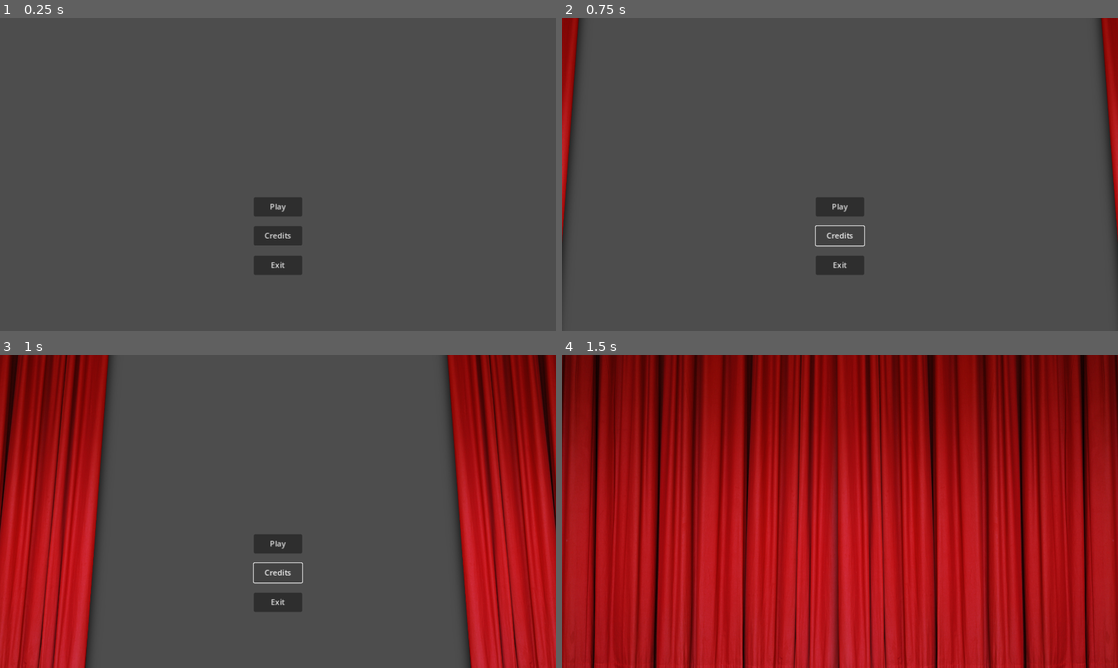
Above: before the commit, frames 1-4 (two rows, left to right).
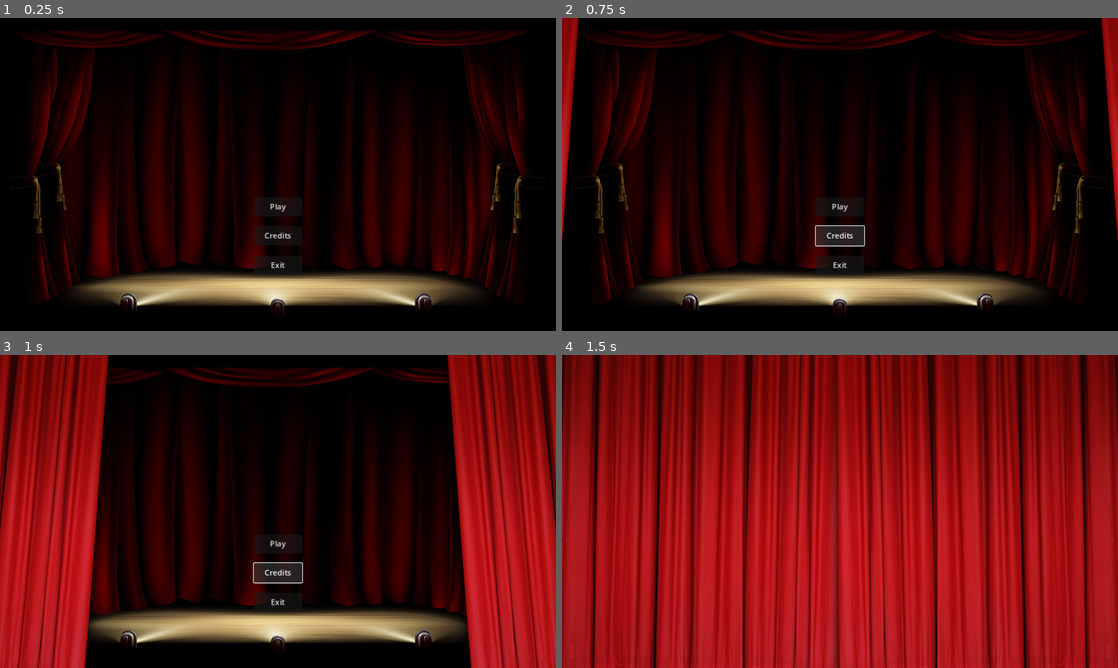
Above: after the commit, the same moments.

Repository: PikachuGGJ/Clownery
Game: Godot game, scene res://scenes/menu.tscn
Two runs of this game, one before a commit and one after it. Both use one fixed random seed, a clock stepped at 60 frames per second and the inputs below.
Inputs:
- Up to frame 1 (0.25 s): no input
- Up to frame 2 (0.75 s): click "Credits" at 0.5 s
- Up to frame 3 (1 s): no input
- Up to frame 4 (1.5 s): click "Play" at 1.25 s

The runs differ from the first frame. In frame 1, 100% of the frame differs, in the area x 0-100%, y 0-100%; in frame 2, 98%; in frame 3, 65%; in frame 4, nothing differs.

Commit message:
CAmbiadas imágenes

Diff:
--- a/scenes/credits.tscn
+++ b/scenes/credits.tscn
@@ -1,24 +1,34 @@
 [gd_scene load_steps=3 format=3 uid="uid://dalew25o8rwfx"]
 
 [ext_resource type="Script" path="res://scripts/credits.gd" id="1_m7kp4"]
-[ext_resource type="Texture2D" uid="uid://bat5rlgdixneq" path="res://backgrounds/stage-background.jpg" id="2_nt6vu"]
+[ext_resource type="Texture2D" uid="uid://cdutvtb7jvovq" path="res://backgrounds/butacas.jpg" id="2_sr8lj"]
 
 [node name="Credits" type="Control"]
 layout_mode = 3
-anchors_preset = 0
+anchors_preset = 15
+anchor_right = 1.0
+anchor_bottom = 1.0
+offset_right = -1152.0
+offset_bottom = -648.0
+grow_horizontal = 2
+grow_vertical = 2
 script = ExtResource("1_m7kp4")
 
 [node name="background" type="Sprite2D" parent="."]
-position = Vector2(577.075, 329.188)
-scale = Vector2(0.5771, 0.5771)
-texture = ExtResource("2_nt6vu")
+position = Vector2(577.332, 371)
+scale = Vector2(0.192444, 0.1855)
+texture = ExtResource("2_sr8lj")
 
 [node name="back" type="Button" parent="."]
-layout_mode = 0
-offset_left = 524.0
-offset_top = 398.0
-offset_right = 624.0
-offset_bottom = 441.0
+layout_mode = 1
+anchors_preset = 2
+anchor_top = 1.0
+anchor_bottom = 1.0
+offset_left = 534.0
+offset_top = 540.0
+offset_right = 634.0
+offset_bottom = 583.0
+grow_vertical = 0
 text = "Back
 "
 
--- a/scenes/menu.tscn
+++ b/scenes/menu.tscn
@@ -17,10 +17,9 @@
 script = ExtResource("1_y5x7h")
 
 [node name="background" type="Sprite2D" parent="."]
-visible = false
 z_index = -1
-position = Vector2(575.745, 329.125)
-scale = Vector2(0.575459, 0.575459)
+position = Vector2(-0.0155661, -122.437)
+scale = Vector2(0.576443, 0.576443)
 texture = ExtResource("2_0eel5")
 
 [node name="play" type="Button" parent="."]
Binary file added: backgrounds/butacas.jpg
Not shown, added: backgrounds/butacas.jpg.import
